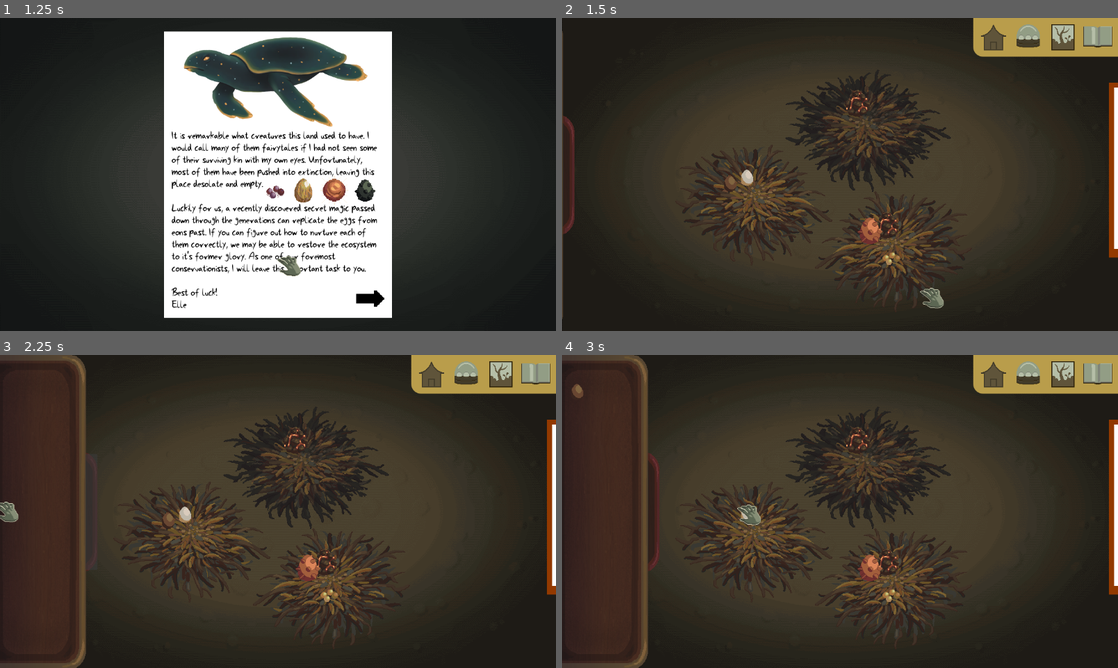
Above: before the commit, frames 1-4 (two rows, left to right).
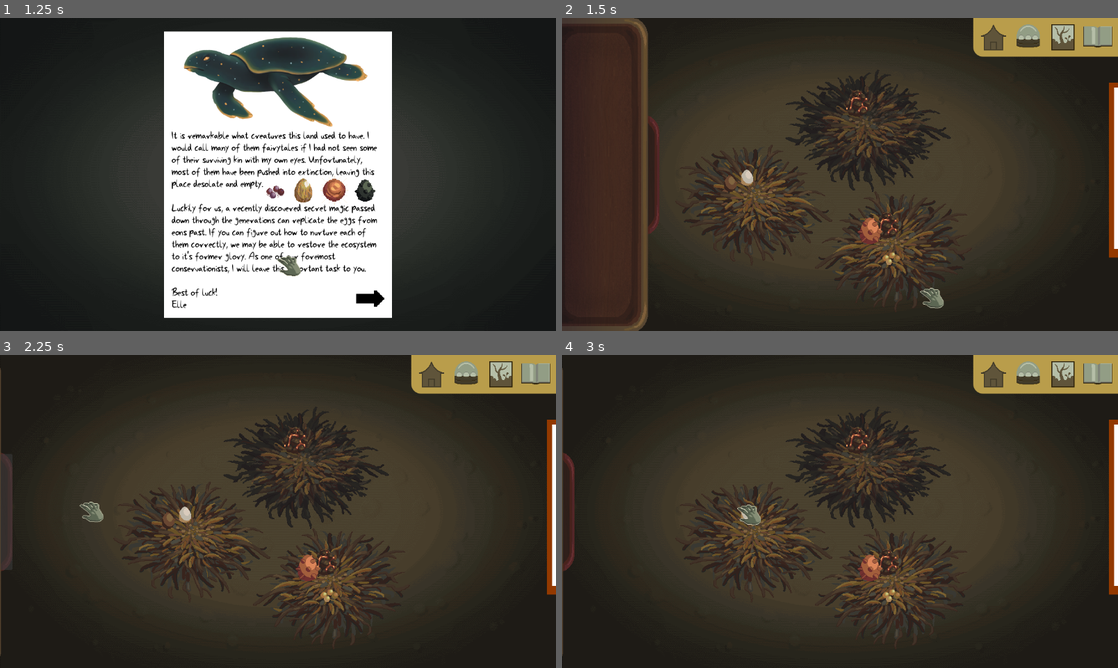
Above: after the commit, the same moments.

Repository: FrostyEmby/cafe-dot-secret-ingredient
Game: Godot game, scene res://scenes/main_menu.tscn
The game is run twice, just before and just after one commit, with the same random seed, the same clock (stepped at 60 frames per second) and the same inputs. Sound files missing from this copy of the repository are replaced by a short silence.
Inputs (mouse positions are in pixels of both pictures, inside the frame that each line leads up to; where the layout moved, square brackets give the same spot in the first picture):
- Up to frame 1 (1.25 s): click "Play" at 0.5 s
- Up to frame 2 (1.5 s): click (934, 299) at 1.25 s
- Up to frame 3 (2.25 s): click (88, 511) [5, 511] at 2 s
- Up to frame 4 (3 s): click (751, 514) at 2.77 s

Frame 1 is identical in both runs. In frame 2, 8.3% of the frame differs, in the area x 0-18%, y 0-100%; in frame 3, 8.3%; in frame 4, 8.4%.

Commit message:
positioning adjustments

Diff:
--- a/scenes/clipboard.tscn
+++ b/scenes/clipboard.tscn
@@ -1,6 +1,6 @@
 [gd_scene format=3 uid="uid://blp1nxq4lwa6q"]
 
-[ext_resource type="Script" uid="uid://bxin4gkn61nr0" path="res://scenes/clipboard.gd" id="1_js5ej"]
+[ext_resource type="Script" uid="uid://bxin4gkn61nr0" path="res://scripts/clipboard.gd" id="1_js5ej"]
 [ext_resource type="FontFile" uid="uid://bd5hly5xmortx" path="res://art/fonts/Handyman.ttf" id="1_u1xd4"]
 
 [sub_resource type="LabelSettings" id="LabelSettings_t4njw"]
--- a/scenes/clipboard.gd
+++ b/scripts/clipboard.gd
@@ -9,8 +9,13 @@
 
 func _ready() -> void:
 	$"Notes/Player Writing".text = save.clipboard.text
-	position.x = close_x
-	position.y = 134
+
+	if save.clipboard.open:
+		position.x = open_x
+		position.y = 134
+	else:
+		position.x = close_x
+		position.y = 134
 
 
 func move():
--- a/scripts/templates/egg-shelf-data.gd
+++ b/scripts/templates/egg-shelf-data.gd
@@ -1,7 +1,7 @@
 extends Resource
 class_name EggShelfData
 
-@export var open : bool = false
+@export var open : bool = true
 
 @export var egg1 : EggData = EggData.new()
 @export var egg2 : EggData = EggData.new()
Renamed: scenes/clipboard.gd.uid -> scripts/clipboard.gd.uid
